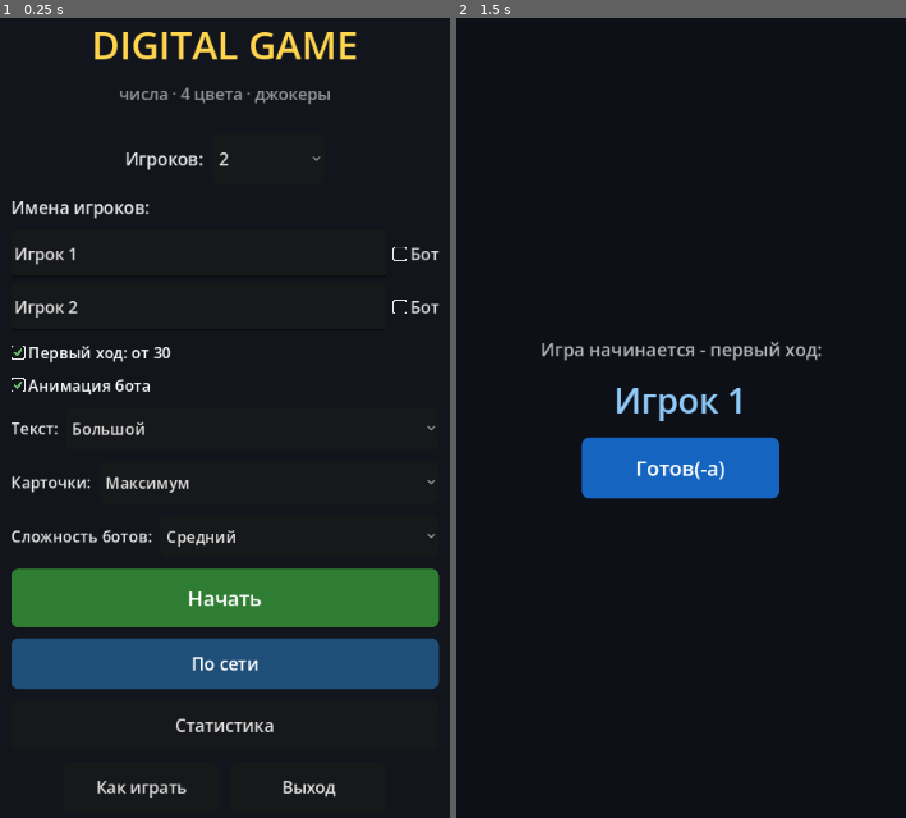
Above: before the commit, frames 1-2 (left to right).
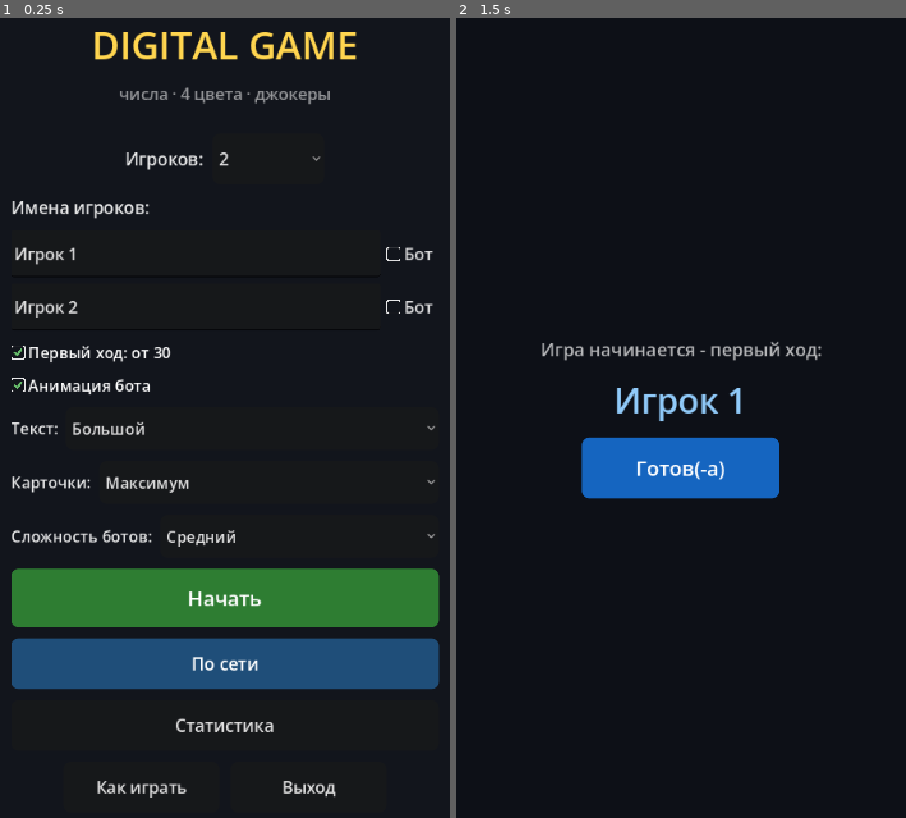
Above: after the commit, the same moments.

Repository: victor-osipov-dev/digital_game
Game: Godot game, scene res://scenes/main_menu.tscn
Two runs of this game, one before a commit and one after it. Both use one fixed random seed, a clock stepped at 60 frames per second and the inputs below.
Inputs:
- Up to frame 1 (0.25 s): no input
- Up to frame 2 (1.5 s): click "Начать" at 0.5 s; click "Колода 78" at 1.25 s

The runs differ from the first frame. In frame 1, 0.2% of the frame differs, in the area x 85-98%, y 28-37%; in frame 2, nothing differs.

Commit message:
Буква «т» у «Бот»: запас ширины чекбоксов
- минимум чекбокса считался впритык (иконка + текст), и край
  контрола срезал последний глиф — вживую пропадала «т»;
  UiTheme.fit_checkbox задаёт минимум по содержимому с запасом
  во всех четырёх местах создания
- регрессия: аудит запаса текста чекбоксов в мобильном тесте

Co-Authored-By: Claude Opus 5 (1M context) <noreply@anthropic.com>

Diff:
--- a/scripts/ui/main_menu.gd
+++ b/scripts/ui/main_menu.gd
@@ -290,6 +290,7 @@
 	check_30.add_theme_font_size_override("font_size", Settings.fs(15))
 	check_30.add_theme_color_override("font_color", Color(1, 1, 1, 0.9))
 	check_30.toggled.connect(_on_require_30_toggled)
+	UiThemeClass.fit_checkbox(check_30)
 	box.add_child(check_30)
 
 	bot_anim_check = CheckBox.new()
@@ -300,6 +301,7 @@
 	bot_anim_check.add_theme_font_size_override("font_size", Settings.fs(15))
 	bot_anim_check.add_theme_color_override("font_color", Color(1, 1, 1, 0.9))
 	bot_anim_check.toggled.connect(_on_bot_anim_toggled)
+	UiThemeClass.fit_checkbox(bot_anim_check)
 	box.add_child(bot_anim_check)
 
 	box.add_child(_make_option_row("Текст:", Settings.TEXT_SCALE_NAMES, Settings.text_scale, _on_text_scale))
@@ -603,6 +605,7 @@
 		bot.add_theme_font_size_override("font_size", Settings.fs(16))
 		bot.add_theme_color_override("font_color", Color(1, 1, 1, 0.85))
 		bot.toggled.connect(_on_bot_toggled.bind(i))
+		UiThemeClass.fit_checkbox(bot)
 		row.add_child(bot)
 		bot_checks.append(bot)
 	_sync_scroll_min()
--- a/scripts/ui/online_lobby.gd
+++ b/scripts/ui/online_lobby.gd
@@ -1631,6 +1631,7 @@
 	_require_30.button_pressed = Settings.require_30
 	_require_30.add_theme_font_size_override("font_size", Settings.fs(15))
 	_require_30.add_theme_color_override("font_color", Color(1, 1, 1, 0.9))
+	UiThemeClass.fit_checkbox(_require_30)
 	_create_box.add_child(_require_30)
 	_create_btn = _button("Создать", 16)
 	_create_btn.pressed.connect(_do_create)
--- a/scripts/ui/ui_theme.gd
+++ b/scripts/ui/ui_theme.gd
@@ -9,6 +9,8 @@
 # кэша редактора (см. комментарий про preload в main_menu.gd). Все три
 # сцены подключают через preload-константу UiThemeClass.
 const CORNER := 10
+## Размер рисованных иконок чекбокса: минимум поля считается по нему же.
+const CHECK_SIZE := 18
 
 static var _theme: Theme = null
 
@@ -53,7 +55,7 @@
 ## Иконка чекбокса 18 px: скруглённая рамка + зелёная галка.
 ## Рисуем попиксельно — везти PNG ради двух иконок незачем.
 static func _checkbox_icon(check: bool, dim: bool) -> ImageTexture:
-	var s := 18
+	var s := CHECK_SIZE
 	var img := Image.create(s, s, false, Image.FORMAT_RGBA8)
 	img.fill(Color(0, 0, 0, 0))
 	var edge := Color(1, 1, 1, 0.35 if dim else 0.9)
@@ -81,3 +83,18 @@
 	var ab := b - a
 	var t := clampf((p - a).dot(ab) / maxf(ab.length_squared(), 0.0001), 0.0, 1.0)
 	return (a + ab * t - p).length()
+
+
+## Минимум чекбокса по содержимому с запасом: движок считает минимум
+## впритык (иконка + текст без запаса), и последний глиф срезается
+## краем контрола — вживую пропадала буква «т» у «Бот».
+static func fit_checkbox(cb: CheckBox) -> void:
+	if cb == null:
+		return
+	var font: Font = cb.get_theme_font("font")
+	var w := float(CHECK_SIZE + 4)
+	if font != null:
+		w += font.get_string_size(cb.text, HORIZONTAL_ALIGNMENT_LEFT, -1,
+			cb.get_theme_font_size("font_size")).x
+	var cur := cb.custom_minimum_size
+	cb.custom_minimum_size = Vector2(maxf(cur.x, w + 8.0), cur.y)
--- a/tests/check_mobilerelayout.gd
+++ b/tests/check_mobilerelayout.gd
@@ -513,6 +513,17 @@
 				_fail("%s: выключенный чекбокс залит" % where)
 			elif _opaque_count(ci) <= _opaque_count(ui):
 				_fail("%s: у включённого чекбокса нет галки" % where)
+		# Текст влезает с запасом: минимум впритык (иконка + текст)
+		# срезал последний глиф краем — вживую пропадала «т» у «Бот».
+		# Числа зеркалят UiTheme.fit_checkbox (иконка 18 + отступ 4 + 8).
+		var font: Font = cb.get_theme_font("font")
+		var tw := 0.0
+		if font != null:
+			tw = font.get_string_size(cb.text, HORIZONTAL_ALIGNMENT_LEFT, -1,
+				cb.get_theme_font_size("font_size")).x
+		if cb.get_combined_minimum_size().x + 1.0 < tw + 30.0:
+			_fail("%s: текст чекбокса «%s» впритык (мин %.0f, надо %.0f)"
+				% [where, cb.text.left(20), cb.get_combined_minimum_size().x, tw + 30.0])
 	for child in node.get_children():
 		_audit_checks(child, where)
 
